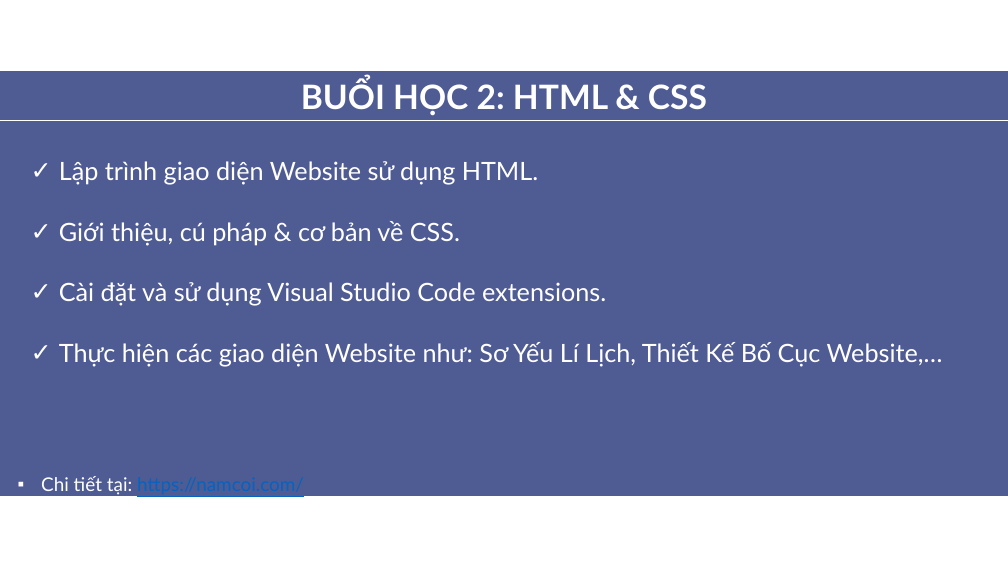
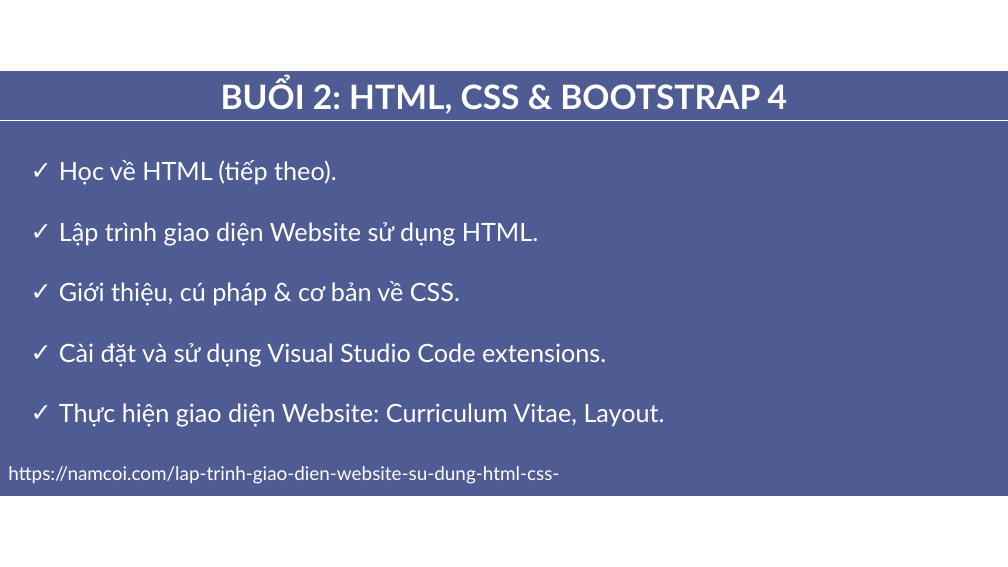
Before and after one commit to aptech-php/aptech-php-course, a slide deck: slide 4 of HTML-CSS-JS/nhap-mon-lap-trinh-web.pptx. Drawn at 1008x567 pixels with LibreOffice and Linux fonts; fonts in the diff are those of the drawing. Boxes give left, top, right and bottom in pixels: in the first picture for what was removed or moved away, otherwise in the second. Text is boxed around its words. In the diff, an @@ line names an element or a change of style, - is before the commit and + after.

```diff
--- a/HTML-CSS-JS/nhap-mon-lap-trinh-web.pptx
+++ b/HTML-CSS-JS/nhap-mon-lap-trinh-web.pptx
@@ text at [221, 80, 787, 114]: text changed @@
-BUỔI HỌC 2: HTML & CSS
+BUỔI 2: HTML, CSS & BOOTSTRAP 4
@@ text at [59, 160, 337, 185]: paragraph added @@
+✓ Học về HTML (tiếp theo).
@@ text at [59, 403, 665, 427]: text changed @@
-✓ Thực hiện các giao diện Website như: Sơ Yếu Lí Lịch, Thiết Kế Bố Cục Website,…
+✓ Thực hiện giao diện Website: Curriculum Vitae, Layout.
@@ text added at [8, 466, 559, 484], 18 pt, text #FFFFFF @@
+https://namcoi.com/lap-trinh-giao-dien-website-su-dung-html-css-html-2/
@@ text removed at [41, 476, 304, 495] @@
-▪ Chi tiết tại: https://namcoi.com/
```
Also in this commit, not shown: 7 other slides changed, 10 slides added, 17 other files.
